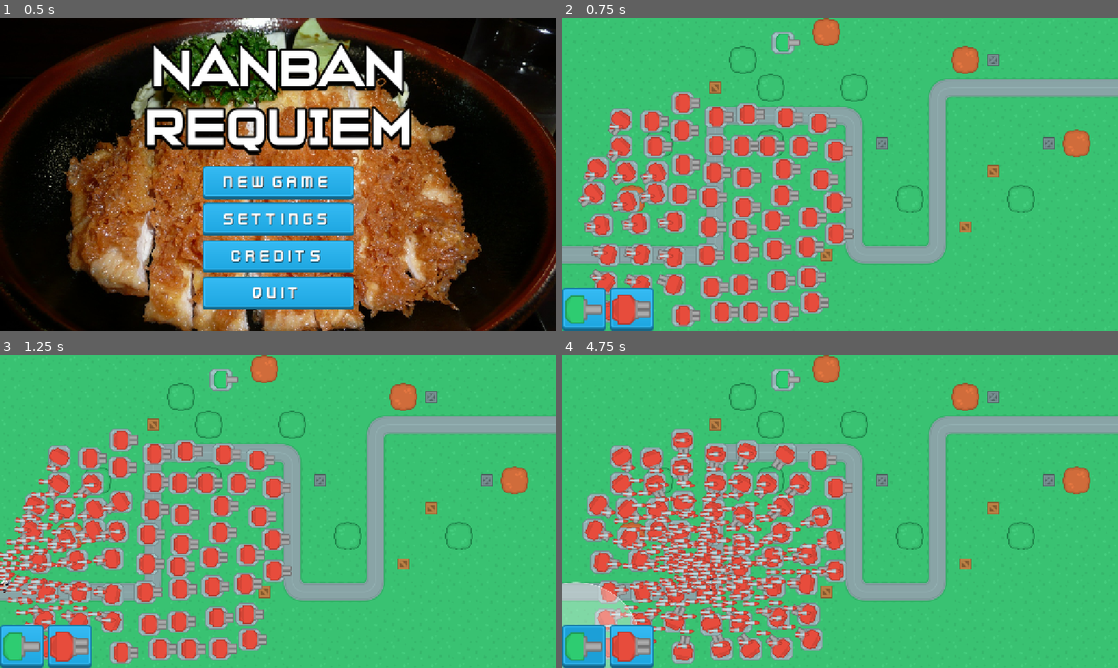
Above: before the commit, frames 1-4 (two rows, left to right).
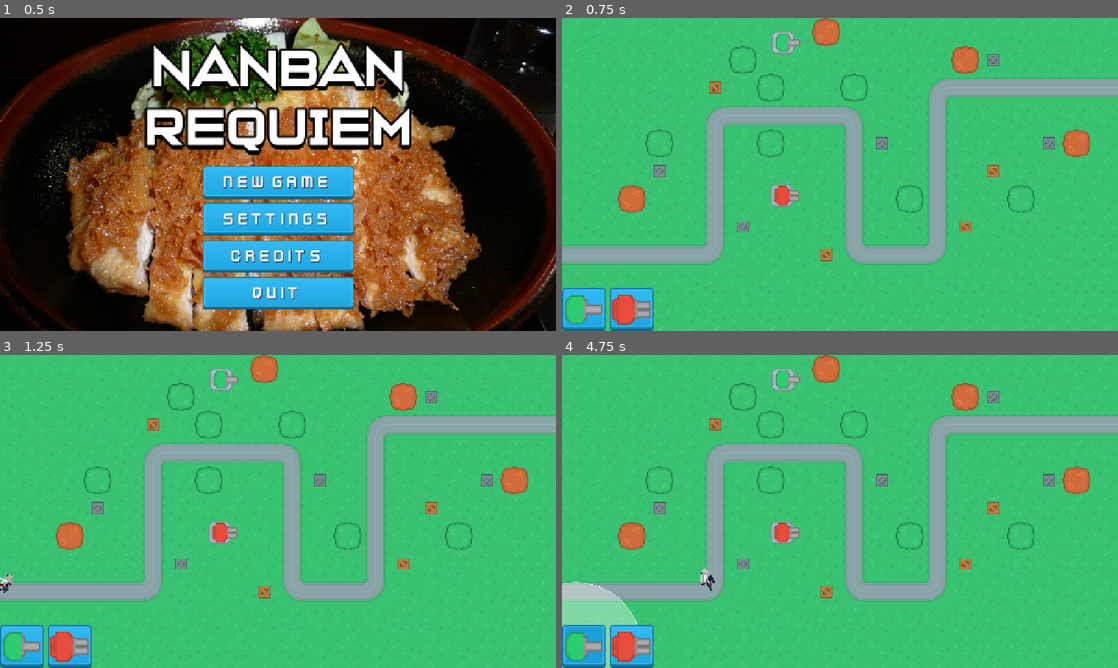
Above: after the commit, the same moments.

Repository: lukeai-tan/nanban-requiem-orbital
Game: Godot game, scene res://SceneHandler.tscn
Two runs of this game, one before a commit and one after it. Both use one fixed random seed, a clock stepped at 60 frames per second and the inputs below.
Inputs (mouse positions are in pixels of both pictures, inside the frame that each line leads up to):
- Up to frame 1 (0.5 s): no input
- Up to frame 2 (0.75 s): click "New Game" at 0.5 s
- Up to frame 3 (1.25 s): no input
- Up to frame 4 (4.75 s): click (584, 646) at 1.25 s; click (628, 646) at 2 s; click (584, 646) at 2.75 s; click (628, 646) at 3.5 s; click (584, 646) at 4.25 s

Frame 1 is identical in both runs. In frame 2, 17% of the frame differs, in the area x 2-53%, y 23-99%; in frame 3, 18%; in frame 4, 20%, in the area x 3-53%, y 23-99%.

Commit message:
towers no longer shoot in build mode
created bool variable built where _ready and _process check for built == true before detecting enemies and shooting

Diff:
--- a/Scenes/MainScenes/GameScene.gd
+++ b/Scenes/MainScenes/GameScene.gd
@@ -85,6 +85,7 @@
 	if build_valid:
 		var new_tower = load("res://Scenes/Towers/" + build_type + ".tscn").instantiate()
 		new_tower.position = build_location
+		new_tower.built = true;
 		map_node.get_node("Towers").add_child(new_tower, true)
 		# create a dummy tile to act as the tower exclusion in the tower position
 		map_node.get_node("TowerExclusions").set_cell(build_tile, 2, Vector2(1, 0))
--- a/Scenes/Maps/Map1.tscn
+++ b/Scenes/Maps/Map1.tscn
@@ -36,183 +36,6 @@
 [node name="RangedTower2" parent="Towers" instance=ExtResource("5_kkfd8")]
 position = Vector2(505, 408)
 
-[node name="RangedTower31" parent="Towers" instance=ExtResource("5_kkfd8")]
-position = Vector2(630, 496)
-
-[node name="RangedTower32" parent="Towers" instance=ExtResource("5_kkfd8")]
-position = Vector2(627, 424)
-
-[node name="RangedTower33" parent="Towers" instance=ExtResource("5_kkfd8")]
-position = Vector2(629, 305)
-
-[node name="RangedTower34" parent="Towers" instance=ExtResource("5_kkfd8")]
-position = Vector2(136, 233)
-
-[node name="RangedTower35" parent="Towers" instance=ExtResource("5_kkfd8")]
-position = Vector2(206, 237)
-
-[node name="RangedTower36" parent="Towers" instance=ExtResource("5_kkfd8")]
-position = Vector2(574, 654)
-
-[node name="RangedTower37" parent="Towers" instance=ExtResource("5_kkfd8")]
-position = Vector2(591, 241)
-
-[node name="RangedTower38" parent="Towers" instance=ExtResource("5_kkfd8")]
-position = Vector2(514, 228)
-
-[node name="RangedTower39" parent="Towers" instance=ExtResource("5_kkfd8")]
-position = Vector2(473, 294)
-
-[node name="RangedTower40" parent="Towers" instance=ExtResource("5_kkfd8")]
-position = Vector2(409, 486)
-
-[node name="RangedTower41" parent="Towers" instance=ExtResource("5_kkfd8")]
-position = Vector2(219, 354)
-
-[node name="RangedTower42" parent="Towers" instance=ExtResource("5_kkfd8")]
-position = Vector2(82, 344)
-
-[node name="RangedTower43" parent="Towers" instance=ExtResource("5_kkfd8")]
-position = Vector2(136, 295)
-
-[node name="RangedTower44" parent="Towers" instance=ExtResource("5_kkfd8")]
-position = Vector2(426, 221)
-
-[node name="RangedTower45" parent="Towers" instance=ExtResource("5_kkfd8")]
-position = Vector2(354, 227)
-
-[node name="RangedTower46" parent="Towers" instance=ExtResource("5_kkfd8")]
-position = Vector2(567, 596)
-
-[node name="RangedTower47" parent="Towers" instance=ExtResource("5_kkfd8")]
-position = Vector2(563, 526)
-
-[node name="RangedTower48" parent="Towers" instance=ExtResource("5_kkfd8")]
-position = Vector2(107, 545)
-
-[node name="RangedTower49" parent="Towers" instance=ExtResource("5_kkfd8")]
-position = Vector2(183, 544)
-
-[node name="RangedTower50" parent="Towers" instance=ExtResource("5_kkfd8")]
-position = Vector2(354, 292)
-
-[node name="RangedTower51" parent="Towers" instance=ExtResource("5_kkfd8")]
-position = Vector2(349, 355)
-
-[node name="RangedTower52" parent="Towers" instance=ExtResource("5_kkfd8")]
-position = Vector2(259, 550)
-
-[node name="RangedTower53" parent="Towers" instance=ExtResource("5_kkfd8")]
-position = Vector2(340, 412)
-
-[node name="RangedTower54" parent="Towers" instance=ExtResource("5_kkfd8")]
-position = Vector2(338, 480)
-
-[node name="RangedTower55" parent="Towers" instance=ExtResource("5_kkfd8")]
-position = Vector2(333, 545)
-
-[node name="RangedTower56" parent="Towers" instance=ExtResource("5_kkfd8")]
-position = Vector2(108, 674)
-
-[node name="RangedTower57" parent="Towers" instance=ExtResource("5_kkfd8")]
-position = Vector2(505, 675)
-
-[node name="RangedTower58" parent="Towers" instance=ExtResource("5_kkfd8")]
-position = Vector2(434, 676)
-
-[node name="RangedTower59" parent="Towers" instance=ExtResource("5_kkfd8")]
-position = Vector2(152, 421)
-
-[node name="RangedTower60" parent="Towers" instance=ExtResource("5_kkfd8")]
-position = Vector2(213, 295)
-
-[node name="RangedTower61" parent="Towers" instance=ExtResource("5_kkfd8")]
-position = Vector2(367, 676)
-
-[node name="RangedTower4" parent="Towers" instance=ExtResource("5_kkfd8")]
-position = Vector2(182, 615)
-
-[node name="RangedTower5" parent="Towers" instance=ExtResource("5_kkfd8")]
-position = Vector2(498, 604)
-
-[node name="RangedTower6" parent="Towers" instance=ExtResource("5_kkfd8")]
-position = Vector2(343, 619)
-
-[node name="RangedTower7" parent="Towers" instance=ExtResource("5_kkfd8")]
-position = Vector2(509, 347)
-
-[node name="RangedTower28" parent="Towers" instance=ExtResource("5_kkfd8")]
-position = Vector2(278, 684)
-
-[node name="RangedTower29" parent="Towers" instance=ExtResource("5_kkfd8")]
-position = Vector2(184, 682)
-
-[node name="RangedTower30" parent="Towers" instance=ExtResource("5_kkfd8")]
-position = Vector2(101, 609)
-
-[node name="RangedTower21" parent="Towers" instance=ExtResource("5_kkfd8")]
-position = Vector2(73, 402)
-
-[node name="RangedTower22" parent="Towers" instance=ExtResource("5_kkfd8")]
-position = Vector2(149, 353)
-
-[node name="RangedTower23" parent="Towers" instance=ExtResource("5_kkfd8")]
-position = Vector2(216, 402)
-
-[node name="RangedTower24" parent="Towers" instance=ExtResource("5_kkfd8")]
-position = Vector2(91, 476)
-
-[node name="RangedTower25" parent="Towers" instance=ExtResource("5_kkfd8")]
-position = Vector2(177, 472)
-
-[node name="RangedTower26" parent="Towers" instance=ExtResource("5_kkfd8")]
-position = Vector2(569, 459)
-
-[node name="RangedTower27" parent="Towers" instance=ExtResource("5_kkfd8")]
-position = Vector2(596, 371)
-
-[node name="RangedTower8" parent="Towers" instance=ExtResource("5_kkfd8")]
-position = Vector2(275, 258)
-
-[node name="RangedTower9" parent="Towers" instance=ExtResource("5_kkfd8")]
-position = Vector2(278, 337)
-
-[node name="RangedTower10" parent="Towers" instance=ExtResource("5_kkfd8")]
-position = Vector2(259, 468)
-
-[node name="RangedTower11" parent="Towers" instance=ExtResource("5_kkfd8")]
-position = Vector2(413, 538)
-
-[node name="RangedTower12" parent="Towers" instance=ExtResource("5_kkfd8")]
-position = Vector2(417, 435)
-
-[node name="RangedTower13" parent="Towers" instance=ExtResource("5_kkfd8")]
-position = Vector2(413, 294)
-
-[node name="RangedTower14" parent="Towers" instance=ExtResource("5_kkfd8")]
-position = Vector2(277, 195)
-
-[node name="RangedTower15" parent="Towers" instance=ExtResource("5_kkfd8")]
-position = Vector2(270, 405)
-
-[node name="RangedTower16" parent="Towers" instance=ExtResource("5_kkfd8")]
-position = Vector2(258, 613)
-
-[node name="RangedTower17" parent="Towers" instance=ExtResource("5_kkfd8")]
-position = Vector2(411, 613)
-
-[node name="RangedTower18" parent="Towers" instance=ExtResource("5_kkfd8")]
-position = Vector2(488, 532)
-
-[node name="RangedTower19" parent="Towers" instance=ExtResource("5_kkfd8")]
-position = Vector2(484, 465)
-
-[node name="RangedTower20" parent="Towers" instance=ExtResource("5_kkfd8")]
-position = Vector2(418, 367)
-
-[node name="RangedTower3" parent="Towers" instance=ExtResource("5_kkfd8")]
-position = Vector2(548, 295)
-
 [node name="Path2D" type="Path2D" parent="."]
 curve = SubResource("Curve2D_bp0wf")
 
--- a/Scenes/Towers/TowerLogic.gd
+++ b/Scenes/Towers/TowerLogic.gd
@@ -11,12 +11,17 @@
 var target : Enemy = null
 var attack_range : DetectionRange
 var time_since_last_shot := 0.0
+var built : bool = false
 
 func _ready() -> void:
+	if not built:
+		return
 	attack_range = DetectionRangeScene.instantiate()
 	add_child(attack_range)
 
 func _process(delta: float) -> void:
+	if not built:
+		return
 	time_since_last_shot += delta
 	if (target == null or not attack_range.still_in_range()) :
 		target = attack_range.find_nearest_enemy()
